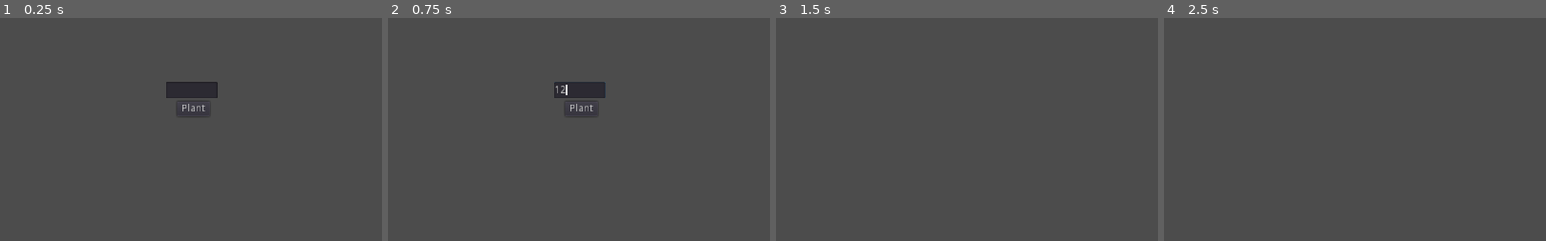
Above: before the commit, frames 1-4 (left to right).
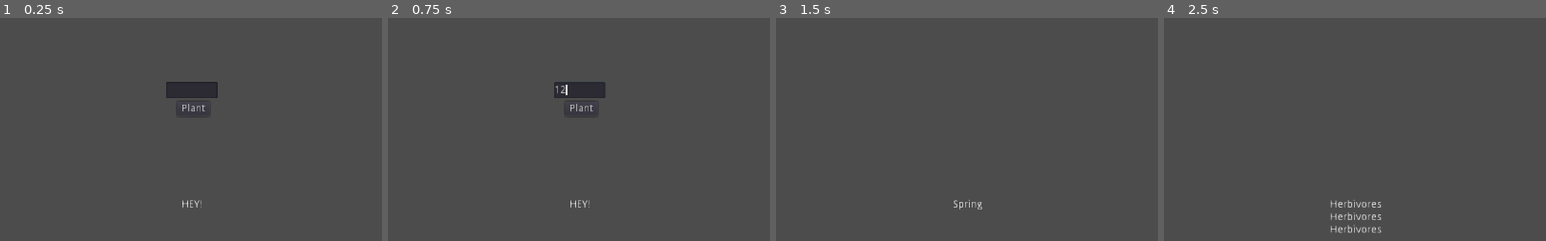
Above: after the commit, the same moments.

Repository: the-alex-g/Trees
Game: Godot game, scene res://Main.tscn
The game is run twice, just before and just after one commit, with the same random seed, the same clock (stepped at 60 frames per second) and the same inputs.
Inputs (mouse positions are % of the whole screen's width and height, from its top left):
- Up to frame 1 (0.25 s): no input
- Up to frame 2 (0.75 s): click (50, 45) at 0.52 s; type "12" at 0.6 s
- Up to frame 3 (1.5 s): click "Plant" at 1.25 s
- Up to frame 4 (2.5 s): tap Enter at 2 s
The pictures show only the part of the screen within x 25-75%, y 29-79%; the shares and areas given below are measured in that part.

The runs differ from the first frame. In frame 1, less than 0.1% of the frame differs, in the area x 47-53%, y 81-86%; in frame 2, less than 0.1%; in frame 3, 0.1%; in frame 4, 0.6%, in the area x 43-57%, y 81-97%.

Commit message:
Add too much stuff

Diff:
--- a/project/Main.gd
+++ b/project/Main.gd
@@ -43,13 +43,24 @@
 	"_d_repel",
 	"_f_repel",
 	"_apical_dominance",
+	"_fruiting_season",
+]
+const SEASONS := [
+	"Spring",
+	"Summer",
+	"Autumn"
 ]
 
 # exported variables
+export var event_display_time := 3
+export var season_display_time := 1
+export var events_per_season := 3
+export var energy_requirement := 4
+export var difference := 1
 
 # variables
 
-# variables to be randomized
+	# variables to be randomized
 var _tall := 0
 var _wide := 0
 var _thin := 0
@@ -58,32 +69,157 @@
 var _d_repel := 0
 var _f_repel := 0
 var _apical_dominance := 0
-
-# other variables
-var _trunks := 0
-var _energy_generation := 0
+var _fruiting_season := 0
+
+	# other variables
+var _trunks := 1
+var _energy_generation := 6
 var _energy := 0
-var _damage := 0
+var _starting_values := {
+	"_energy_generation":6,
+}
+var _season_index := 0
+var _season_name := ""
+var _year_events := []
+var _rainfall := 0
 var _ignore
 
 # onready variables
 onready var _display := $RichTextLabel
 onready var _seed := $PlantInterface/Seed
 onready var _planting_interface := $PlantInterface
+onready var _event_timer := $EventTimer
+onready var _season_timer := $SeasonTimer
 
 
 func _plant()->void:
 	for variable in RANDOMIZED_VARIABLES:
 		var variable_position := RANDOMIZED_VARIABLES.find(variable)
 		var value:int = RNG.random(variable_position)
-		value %= 4
+		value %= 3
 		set(variable, value)
-
-
-func _on_PlantButton_pressed():
+		_starting_values[variable] = value
+	# check tall and short
+	if _tall > _short:
+		_tall -= _short
+		_short = 0
+	elif _tall == _short:
+		_short = 0
+		_tall = 0
+	elif _short > _tall:
+		_short -= _tall
+		_tall = 0
+	# check wide and thin
+	if _wide > _thin:
+		_wide -= _thin
+		_thin = 0
+	elif _wide == _thin:
+		_thin = 0
+		_wide = 0
+	elif _thin > _wide:
+		_thin -= _wide
+		_wide = 0
+	_season_index = _fruiting_season
+	_get_new_events()
+	_advance_season()
+
+
+func _advance_season()->void:
+	var seasons := SEASONS.size()
+	_season_name = SEASONS[_season_index%seasons]
+	_season_index += 1
+	_display.text = _season_name
+	if _season_name == "Spring":
+		_get_new_events()
+	_season_timer.start(season_display_time)
+	_consume_energy()
+
+
+func _get_new_events()->void:
+	RNG.seed_as_time()
+	_rainfall = RNG.random(12)%3+1
+	var events := UNIVERSAL_EVENTS
+	match _rainfall:
+		1:
+			events = _add_events(events, DRY_SEASON)
+		2:
+			events = _add_events(events, DRY_SEASON)
+		3:
+			events = _add_events(events, DRY_SEASON)
+	_year_events = events
+
+
+func _consume_energy()->void:
+	_energy += _energy_generation#lerp(energy_requirement, _energy_generation, _rainfall/3)
+	_energy -= energy_requirement
+	if _energy < 0:
+		print("DEAD")
+
+
+func _add_events(current_events:Array, events_to_add:Array)->Array:
+	for event in events_to_add:
+		current_events.append(event)
+	return current_events
+
+
+func _on_PlantButton_pressed()->void:
 	var new_seed:String = _seed.text
 	if new_seed != "":
 		var new_seed_as_int := int(new_seed)
 		RNG.seed_noise(new_seed_as_int)
 		_planting_interface.hide()
 		_plant()
+
+
+func _on_SeasonTimer_timeout()->void:
+	_display.text = ""
+	var events = events_per_season - randi()%3
+	for _e in range(0, events):
+		_get_event()
+	_event_timer.start(event_display_time)
+
+
+func _get_event()->void:
+	var total_events := _year_events.size()
+	var event_index = RNG.random(randi())%total_events
+	var event:Dictionary = _year_events[event_index]
+	_parse_event(event)
+	_h_repel -= 1
+	_d_repel -= 1
+	_f_repel -= 1
+
+
+func _parse_event(event:Dictionary)->void:
+	if event.has("add"):
+		var addition_instructions:Dictionary = event["add"]
+		var variable_to_add:String = addition_instructions["variable"]
+		var reduction := 0
+		if event.has("reduced_by"):
+			reduction = addition_instructions["reduced_by"]
+		var value:int = addition_instructions["amount"]
+		value -= reduction
+		var current_value = get(variable_to_add)
+		var new_value = current_value + value
+		var starting_value = _starting_values[variable_to_add]
+		if new_value <= starting_value + difference:
+			set(variable_to_add, new_value)
+			print(variable_to_add+": "+str(new_value))
+
+	if event.has("subtract"):
+		var subtraction_instructions:Dictionary = event["subtract"]
+		var variable_to_subtract:String = subtraction_instructions["variable"]
+		var reduction := 0
+		if event.has("reduced_by"):
+			reduction = subtraction_instructions["reduced_by"]
+		var value:int = subtraction_instructions["amount"]
+		value -= reduction
+		var current_value = get(variable_to_subtract)
+		set(variable_to_subtract, current_value - value)
+
+	var event_name:String = event["name"]
+	_display.text += event_name + "\n"
+
+
+func _on_EventTimer_timeout()->void:
+	_display.text = ""
+	_advance_season()
--- a/project/Main.tscn
+++ b/project/Main.tscn
@@ -10,11 +10,13 @@
 "_edit_use_anchors_": false
 }
 
-[node name="RichTextLabel" type="RichTextLabel" parent="."]
+[node name="RichTextLabel" type="Label" parent="."]
 anchor_top = 1.0
 anchor_right = 1.0
 anchor_bottom = 1.0
 margin_top = -184.0
+text = "HEY!"
+align = 1
 
 [node name="PlantInterface" type="Control" parent="."]
 anchor_left = 0.5
@@ -42,4 +44,13 @@
 margin_right = 40.0
 margin_bottom = 24.0
 text = "Plant"
+
+[node name="EventTimer" type="Timer" parent="."]
+wait_time = 3.0
+one_shot = true
+
+[node name="SeasonTimer" type="Timer" parent="."]
+one_shot = true
 [connection signal="pressed" from="PlantInterface/PlantButton" to="." method="_on_PlantButton_pressed"]
+[connection signal="timeout" from="EventTimer" to="." method="_on_EventTimer_timeout"]
+[connection signal="timeout" from="SeasonTimer" to="." method="_on_SeasonTimer_timeout"]
--- a/project/Noise/NoiseRNG.gd
+++ b/project/Noise/NoiseRNG.gd
@@ -5,7 +5,7 @@
 const PRIME_2 := 151051
 const PRIME_3 := 65537
 
-var _seed := 0.0
+var _seed := 0
 
 func _ready()->void:
 	seed_as_time()
--- a/project/project.godot
+++ b/project/project.godot
@@ -20,7 +20,7 @@
 
 [application]
 
-config/name="NewProject"
+config/name="Trees"
 run/main_scene="res://Main.tscn"
 config/icon="res://icon.png"
 
